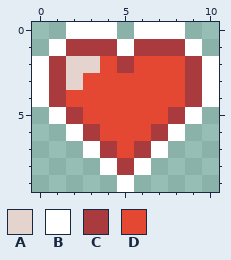
Edited in one commit: pixel-art sprite (assets/sprites/pixel_art/heart.png). This is how it looked before the edit.
The file is 11x10 pixels.
Palette (. is transparent): A #e5d4ce  B #ffffff  C #a93b3e  D #e44832
Pixels before, first column x 0:
 0 ..BBB.BBB..
 1 .BCCCBCCCB.
 2 BCAADCDDDCB
 3 BCADDDDDDCB
 4 BCDDDDDDDCB
 5 .BCDDDDDCB.
 6 ..BCDDDCB..
 7 ...BCDCB...
 8 ....BCB....
 9 .....B.....
After:
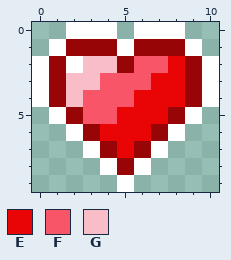
Colours new in this view: E #e90505  F #f85569  G #f9bdc8
Changes in this commit:
colour C: #a93b3e -> #970506
Changed rows in their new state; - is a pixel that keeps its letter.
first column x 2:
 2 BGG-FFE
 3 GGFFFEE
 4 GFFFEEE
 5 -FFEEE-
 6 --EEE--
 7 ---E---
Changed places in both pictures, as pixel boxes (x1, y1, x2, y2):
changed: (49, 39, 202, 175)
